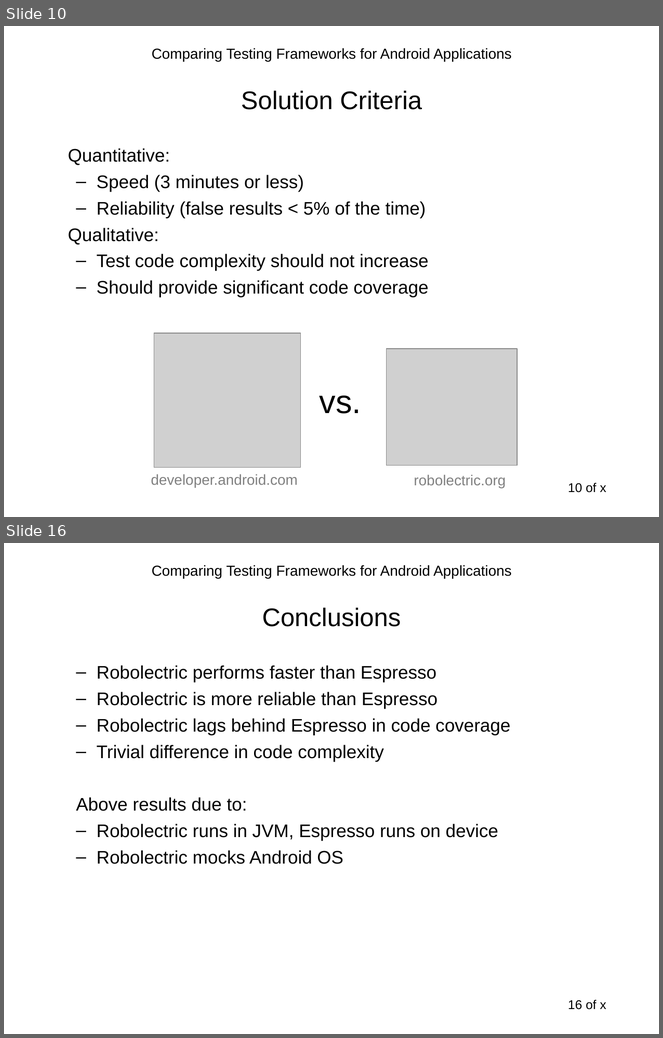
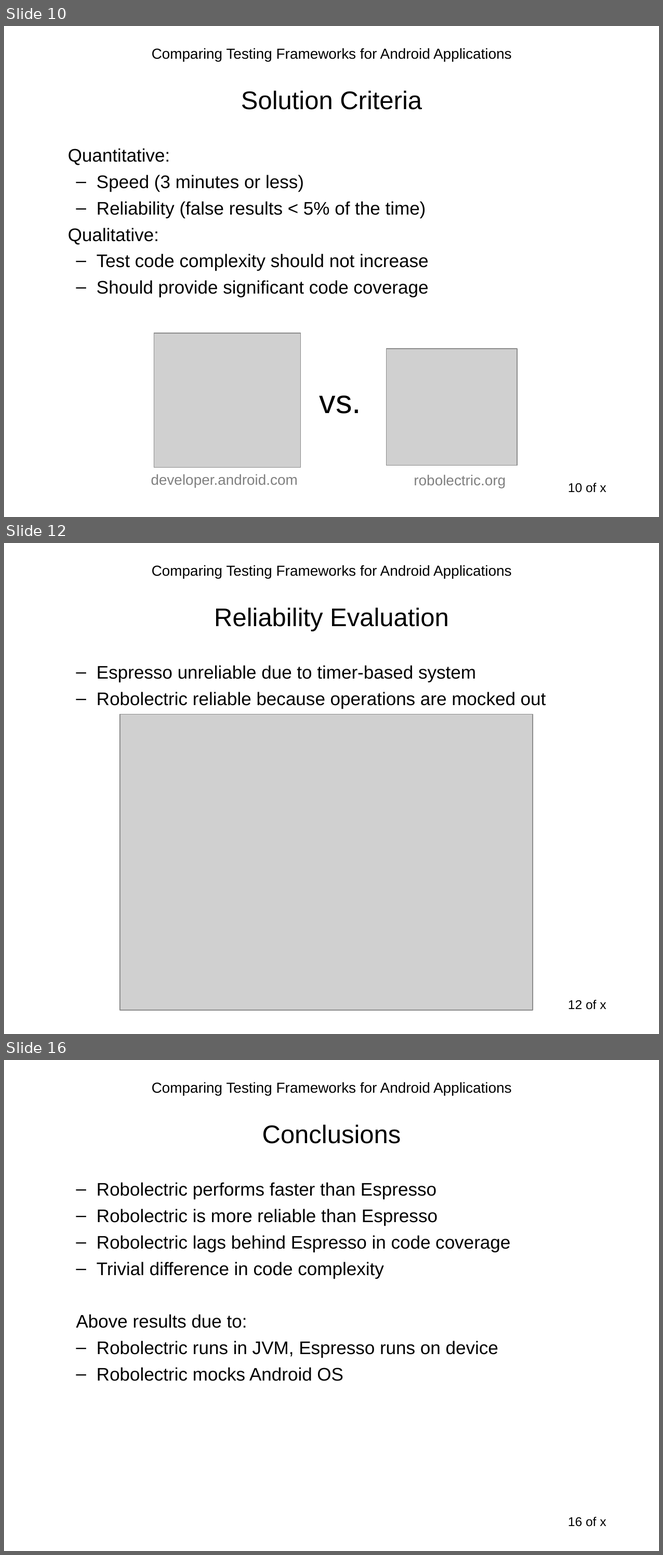
Before and after one commit to sahiljain/tpm, a slide deck: s44jain_tpm.ppt. Shown one above the other, each under a label of ours: slides 10 and 16 before the commit, slides 10, 12 and 16 after it; the slides between them are not shown. The pictures are 663x1038 and 663x1555 pixels, drawn with LibreOffice and Linux fonts; fonts in the diff are those of the drawing; grey boxes stand for pictures. Boxes give left, top, right and bottom in pixels: in the first picture for what was removed or moved away, otherwise in the second. Text is boxed around its words. In the diff, an @@ line names an element or a change of style, - is before the commit and + after.

```diff
--- a/s44jain_tpm.ppt
+++ b/s44jain_tpm.ppt
@@ slide 12 added at [4,543,659,1034], background #FFFFFF; not listed: 2 template elements that a slide beside it also shows @@
@@ title added at [214,607,449,631], 28 pt, text #000000 @@
+Reliability Evaluation
@@ text added at [97,665,546,709], 20 pt, text #000000 @@
+  – Espresso unreliable due to timer-based system
+  – Robolectric reliable because operations are mocked out
@@ picture added at [120,714,533,1010] @@
```
Also in this commit, not shown: 1 slide changed, 3 other slides added, 4 slides removed.
